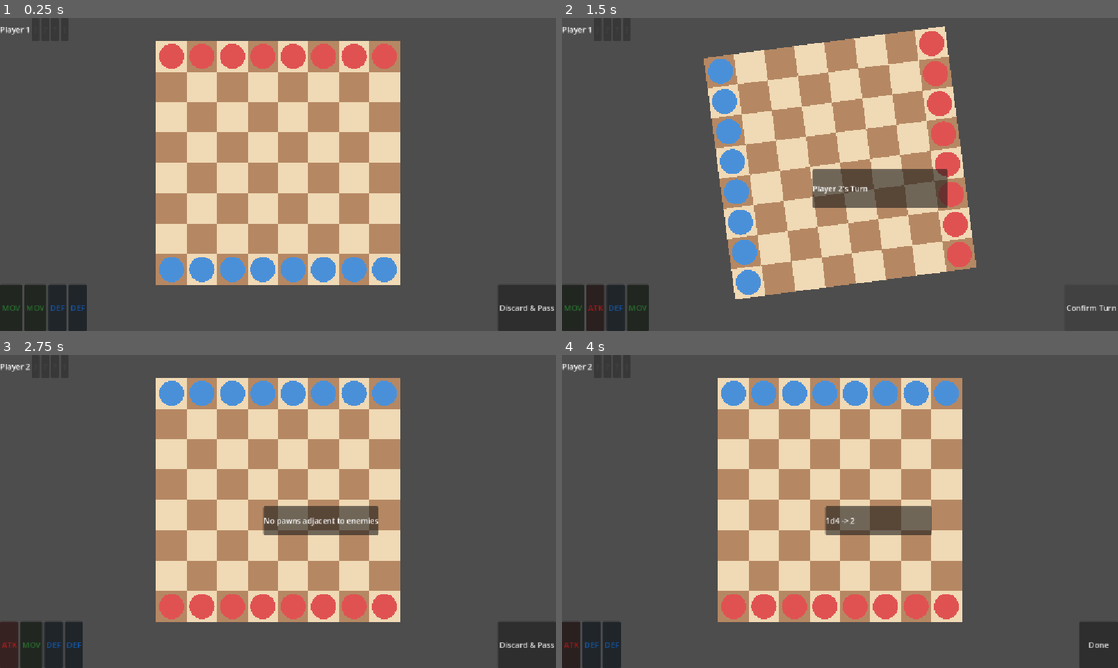
Above: before the commit, frames 1-4 (two rows, left to right).
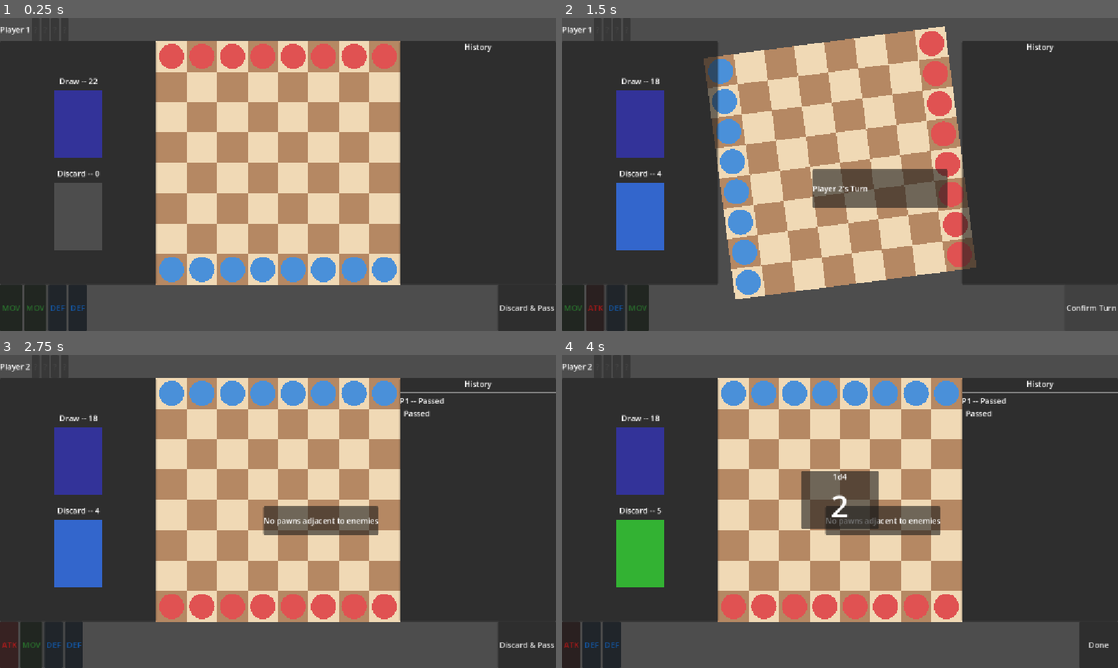
Above: after the commit, the same moments.

Repository: jtguzman/bataz
Game: Godot game, scene res://scenes/main.tscn
The game is run twice, just before and just after one commit, with the same random seed, the same clock (stepped at 60 frames per second) and the same inputs.
Inputs:
- Up to frame 1 (0.25 s): no input
- Up to frame 2 (1.5 s): click "Discard & Pass" at 0.5 s; click "Confirm Turn" at 1.25 s
- Up to frame 3 (2.75 s): click "ATK" at 2 s
- Up to frame 4 (4 s): click "MOV" at 2.75 s; click "Play Card" at 3.5 s

The runs differ from the first frame. In frame 1, 42% of the frame differs, in the area x 0-100%, y 7-85%; in frame 2, 44%; in frame 3, 44%; in frame 4, 46%.

Commit message:
feat: add history panel, dice overlay, and deck panel to HUD
Co-Authored-By: Claude Sonnet 4.6 <noreply@anthropic.com>

Diff:
--- a/scripts/ui/hud.gd
+++ b/scripts/ui/hud.gd
@@ -27,20 +27,41 @@
 var _pending_card_index: int = -1
 var play_card_btn: Button
 
+# History panel
+var _history_scroll: ScrollContainer
+var _history_list: VBoxContainer
+var _pending_history: Dictionary = {}
+
+# Dice overlay
+var _dice_overlay: PanelContainer
+var _dice_type_label: Label
+var _dice_result_label: Label
+
+# Deck panel
+var _draw_count_label: Label
+var _discard_count_label: Label
+var _discard_card_rect: ColorRect
+
 func _ready() -> void:
 	_card_scene = load("res://scenes/cards/card.tscn")
-	# PlayCardBtn is created here because add_node/save_scene have runtime sync issues
+	# Programmatic nodes: add_node/save_scene has runtime sync bug (ADR-007)
 	play_card_btn = Button.new()
 	play_card_btn.text = "Play Card"
 	play_card_btn.custom_minimum_size = Vector2(120, 60)
 	play_card_btn.visible = false
 	$BottomBar.add_child(play_card_btn)
+	_create_history_panel()
+	_create_dice_overlay()
+	_create_deck_panel()
 	TurnManager.turn_started.connect(_on_turn_started)
 	TurnManager.phase_changed.connect(_on_phase_changed)
 	TurnManager.defense_requested.connect(_on_defense_requested)
 	TurnManager.movement_rolled.connect(_on_movement_rolled)
 	TurnManager.attack_resolved.connect(_on_attack_resolved)
+	TurnManager.turn_ended.connect(_on_turn_ended_history)
 	CardSystem.hand_changed.connect(_on_hand_changed)
+	CardSystem.hand_changed.connect(func(_p: int, _h: Array): _update_deck_display())
+	CardSystem.card_played.connect(_on_card_played_history)
 	GameManager.game_over.connect(_on_game_over)
 	_set_all_action_buttons_hidden()
 	dice_panel.visible = false
@@ -52,6 +73,131 @@
 	defense_pass_btn.pressed.connect(_on_defense_pass_btn_pressed)
 	play_card_btn.pressed.connect(_on_play_card_btn_pressed)
 
+# --- History panel ---
+
+func _create_history_panel() -> void:
+	var panel := PanelContainer.new()
+	panel.set_anchors_preset(Control.PRESET_TOP_LEFT)
+	panel.position = Vector2(828, 48)
+	panel.size = Vector2(324, 504)
+	add_child(panel)
+	var vbox := VBoxContainer.new()
+	panel.add_child(vbox)
+	var title := Label.new()
+	title.text = "History"
+	title.horizontal_alignment = HORIZONTAL_ALIGNMENT_CENTER
+	vbox.add_child(title)
+	_history_scroll = ScrollContainer.new()
+	_history_scroll.size_flags_vertical = Control.SIZE_EXPAND_FILL
+	vbox.add_child(_history_scroll)
+	_history_list = VBoxContainer.new()
+	_history_list.size_flags_horizontal = Control.SIZE_EXPAND_FILL
+	_history_scroll.add_child(_history_list)
+
+func _on_card_played_history(player: int, type: int) -> void:
+	_pending_history = {"player": player, "card": type, "detail": ""}
+
+func _on_turn_ended_history(_player: int) -> void:
+	if _pending_history.is_empty():
+		return
+	_append_history_entry(
+		_pending_history.get("player", 0),
+		_pending_history.get("card", -1),
+		_pending_history.get("detail", "")
+	)
+	_pending_history = {}
+
+func _append_history_entry(player: int, card_type: int, detail: String) -> void:
+	_history_list.add_child(HSeparator.new())
+	var card_name: String
+	match card_type:
+		CardType.Type.MOVEMENT:
+			card_name = "Movement"
+		CardType.Type.ATTACK:
+			card_name = "Attack"
+		CardType.Type.DEFENSE:
+			card_name = "Defense"
+		_:
+			card_name = "Passed"
+	var lbl := Label.new()
+	lbl.text = "P%d -- %s\n%s" % [player, card_name, detail]
+	lbl.autowrap_mode = TextServer.AUTOWRAP_WORD_SMART
+	_history_list.add_child(lbl)
+	_scroll_history_to_bottom()
+
+func _scroll_history_to_bottom() -> void:
+	await get_tree().process_frame
+	_history_scroll.scroll_vertical = int(_history_scroll.get_v_scroll_bar().max_value)
+
+# --- Dice overlay ---
+
+func _create_dice_overlay() -> void:
+	_dice_overlay = PanelContainer.new()
+	_dice_overlay.set_anchors_preset(Control.PRESET_TOP_LEFT)
+	_dice_overlay.position = Vector2(496, 240)
+	_dice_overlay.size = Vector2(160, 120)
+	_dice_overlay.visible = false
+	add_child(_dice_overlay)
+	var vbox := VBoxContainer.new()
+	_dice_overlay.add_child(vbox)
+	_dice_type_label = Label.new()
+	_dice_type_label.horizontal_alignment = HORIZONTAL_ALIGNMENT_CENTER
+	vbox.add_child(_dice_type_label)
+	_dice_result_label = Label.new()
+	_dice_result_label.horizontal_alignment = HORIZONTAL_ALIGNMENT_CENTER
+	_dice_result_label.add_theme_font_size_override("font_size", 64)
+	vbox.add_child(_dice_result_label)
+
+# --- Deck panel ---
+
+func _create_deck_panel() -> void:
+	var panel := PanelContainer.new()
+	panel.set_anchors_preset(Control.PRESET_TOP_LEFT)
+	panel.position = Vector2(0, 48)
+	panel.size = Vector2(324, 504)
+	add_child(panel)
+	var vbox := VBoxContainer.new()
+	vbox.alignment = BoxContainer.ALIGNMENT_CENTER
+	vbox.add_theme_constant_override("separation", 8)
+	panel.add_child(vbox)
+	_draw_count_label = Label.new()
+	_draw_count_label.horizontal_alignment = HORIZONTAL_ALIGNMENT_CENTER
+	vbox.add_child(_draw_count_label)
+	var draw_card := ColorRect.new()
+	draw_card.color = Color(0.2, 0.2, 0.6, 1)
+	draw_card.custom_minimum_size = Vector2(100, 140)
+	draw_card.size_flags_horizontal = Control.SIZE_SHRINK_CENTER
+	vbox.add_child(draw_card)
+	vbox.add_child(HSeparator.new())
+	_discard_count_label = Label.new()
+	_discard_count_label.horizontal_alignment = HORIZONTAL_ALIGNMENT_CENTER
+	vbox.add_child(_discard_count_label)
+	_discard_card_rect = ColorRect.new()
+	_discard_card_rect.color = Color(0.3, 0.3, 0.3, 1)
+	_discard_card_rect.custom_minimum_size = Vector2(100, 140)
+	_discard_card_rect.size_flags_horizontal = Control.SIZE_SHRINK_CENTER
+	vbox.add_child(_discard_card_rect)
+	_update_deck_display()
+
+func _update_deck_display() -> void:
+	var draw_count := CardSystem.draw_pile.size()
+	var discard_count := CardSystem.discard_pile.size()
+	_draw_count_label.text = "Draw -- %d" % draw_count
+	_discard_count_label.text = "Discard -- %d" % discard_count
+	if discard_count > 0:
+		var last_type: int = CardSystem.discard_pile[-1]
+		match last_type:
+			CardType.Type.MOVEMENT:
+				_discard_card_rect.color = Color(0.2, 0.7, 0.2, 1)
+			CardType.Type.ATTACK:
+				_discard_card_rect.color = Color(0.8, 0.2, 0.2, 1)
+			CardType.Type.DEFENSE:
+				_discard_card_rect.color = Color(0.2, 0.4, 0.8, 1)
+	else:
+		_discard_card_rect.color = Color(0.3, 0.3, 0.3, 1)
+
+# --- Existing turn/phase handlers ---
+
 func _on_turn_started(player: int) -> void:
 	current_player = player
 	turn_label.text = "Player %d" % player
@@ -71,6 +217,7 @@
 
 func _on_movement_rolled(points: int) -> void:
 	_show_dice("1d4", points)
+	_pending_history["detail"] = "  Rolled %d pts" % points
 
 func _on_defense_requested(_ap: Vector2i, _dp: Vector2i, attack_roll: int, die_label: String) -> void:
 	_show_dice(die_label, attack_roll)
@@ -111,6 +258,10 @@
 	dice_label.text = msg
 	dice_panel.visible = true
 	get_tree().create_timer(2.0).timeout.connect(func(): dice_panel.visible = false)
+	if defense_roll > 0:
+		_pending_history["detail"] = "  Atk:%d Def:%d -> %s" % [attack_roll, defense_roll, "Blocked!" if pawn_survives else "Hit!"]
+	else:
+		_pending_history["detail"] = "  Atk:%d -> Hit!" % attack_roll
 
 func show_discard_preview() -> void:
 	_set_all_action_buttons_hidden()
@@ -183,9 +334,10 @@
 	get_tree().create_timer(0.8).timeout.connect(func(): turn_overlay.visible = false)
 
 func _show_dice(die_label: String, result: int) -> void:
-	dice_label.text = "%s -> %d" % [die_label, result]
-	dice_panel.visible = true
-	get_tree().create_timer(1.5).timeout.connect(func(): dice_panel.visible = false)
+	_dice_type_label.text = die_label
+	_dice_result_label.text = str(result)
+	_dice_overlay.visible = true
+	get_tree().create_timer(1.5).timeout.connect(func(): _dice_overlay.visible = false)
 
 func _set_all_action_buttons_hidden() -> void:
 	done_btn.visible = false
@@ -198,6 +350,7 @@
 	movement_done_requested.emit()
 
 func _on_discard_pass_btn_pressed() -> void:
+	_pending_history = {"player": current_player, "card": -1, "detail": "  Passed"}
 	discard_pass_requested.emit(current_player)
 
 func _on_confirm_btn_pressed() -> void:
